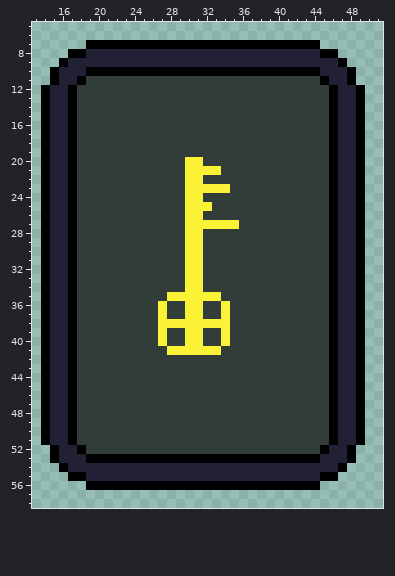
One commit to this pixel-art sprite: Pictures/MemorieCards/MemorieCards6.png. The first picture shows the starting point.
The file is 320x320 pixels, drawn in blocks of 5x5; one block is one cell here. Shown: x 13..51, y 5..58.
And afterwards:
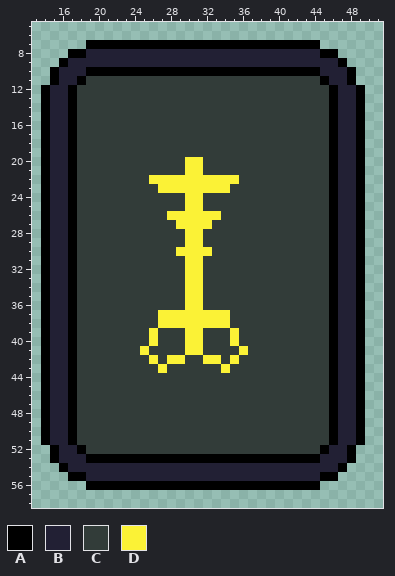
Palette (. is transparent): A #000000  B #222034  C #323c39  D #fbf236
Diff:
The author changed colour D to colour C in row 21 at x 32 to 33; in row 25 at x 32; in row 27 at x 33 to 35; in row 35 at x 28 to 29 and 32 to 33; in row 36 at x 27 and 34; in rows 39 to 40 at x 27 and 34.
The author changed colour D to colour C in row 41 at x 28 to 29 and 32 to 33.
The author changed colour C to colour D in row 22 at x 26 to 29 and 32 to 35; in row 23 at x 27 to 29; in row 26 at x 28 to 29 and 32 to 33; in row 27 at x 29; in row 30 at x 29 and 32; in row 37 at x 28 to 29 and 32 to 33.
The author changed colour C to colour D in rows 39 to 40 at x 26 and 35; in row 41 at x 25 and 36; in row 42 at x 26, 28 to 29, 32 to 33 and 35; in row 43 at x 27 and 34.
